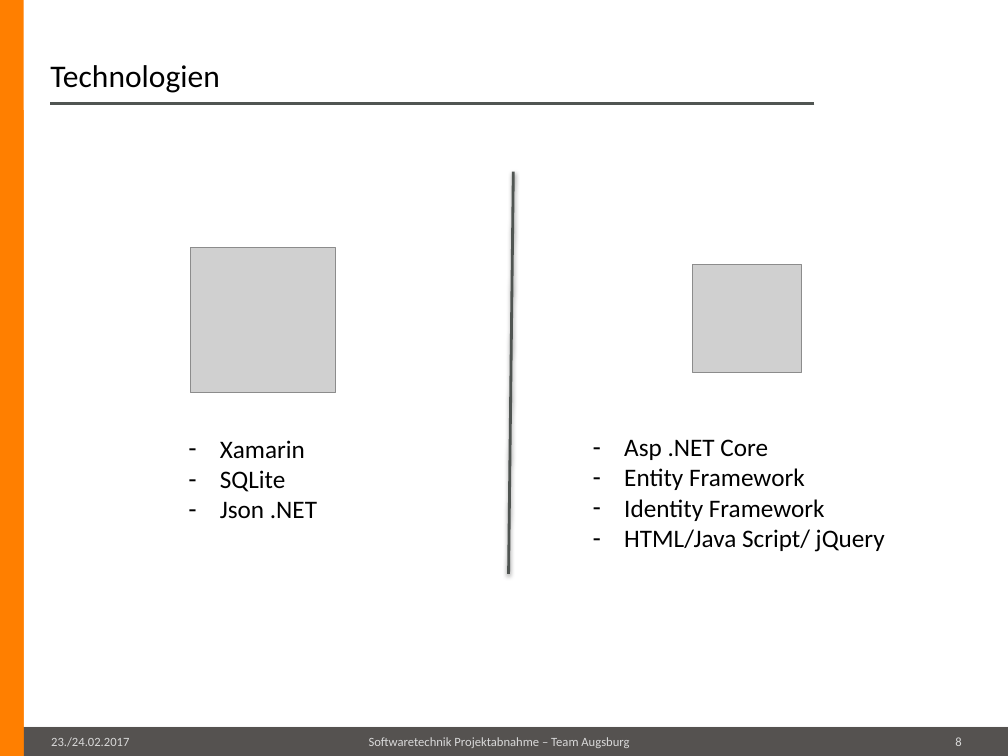
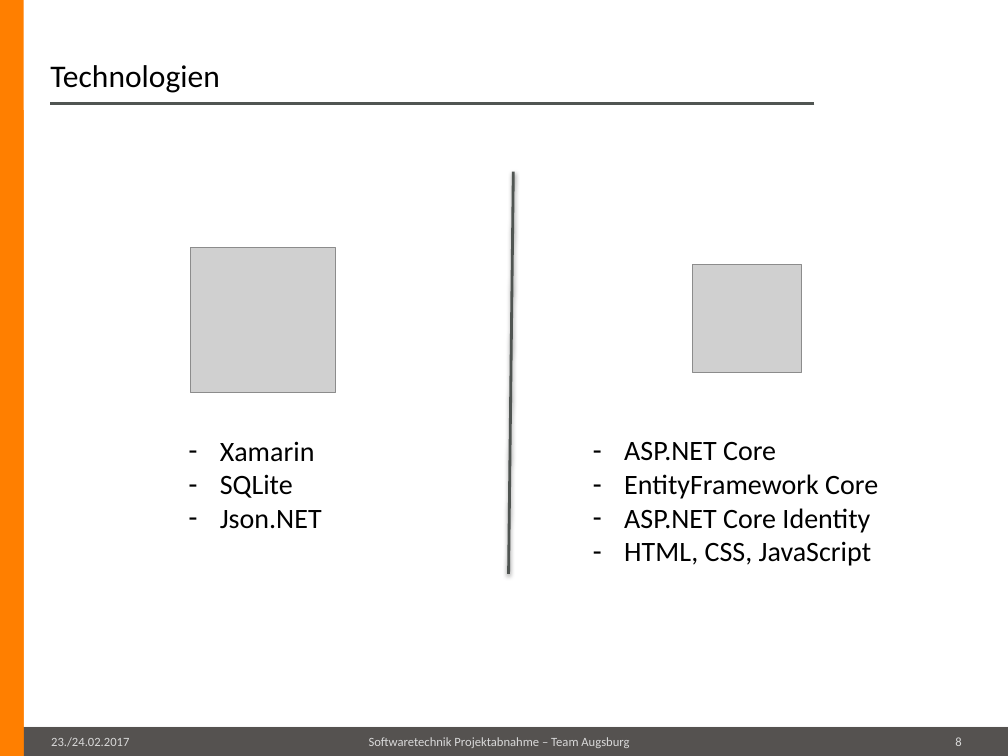
Before and after one commit to maul-esel/swt-projekt, a slide deck: slide 8 of Lingvo/Abgabe/präsentation.pptx. Drawn at 1008x756 pixels with LibreOffice and Linux fonts; fonts in the diff are those of the drawing; grey boxes stand for pictures; background and template pictures are left out. Boxes give left, top, right and bottom in pixels: in the first picture for what was removed or moved away, otherwise in the second. Text is boxed around its words. In the diff, an @@ line names an element or a change of style, - is before the commit and + after.

Commit message:
update presentation

```diff
--- a/Lingvo/Abgabe/präsentation.pptx
+++ b/Lingvo/Abgabe/präsentation.pptx
@@ text at (220, 441, 315, 498): size 18 to 20 pt in "Xamarin", "SQLite" @@
@@ text at (624, 442, 878, 566): text changed; size 18 to 20 pt @@
-– Asp .NET Core
-– Entity Framework
-– Identity Framework
-– HTML/Java Script/ jQuery
+– ASP.NET Core
+– EntityFramework Core
+– ASP.NET Core Identity
+– HTML, CSS, JavaScript
@@ text at (220, 510, 322, 529): text changed; size 18 to 20 pt @@
-– Json .NET
+– Json.NET
```
Also in this commit, not shown: 5 other slides changed.
